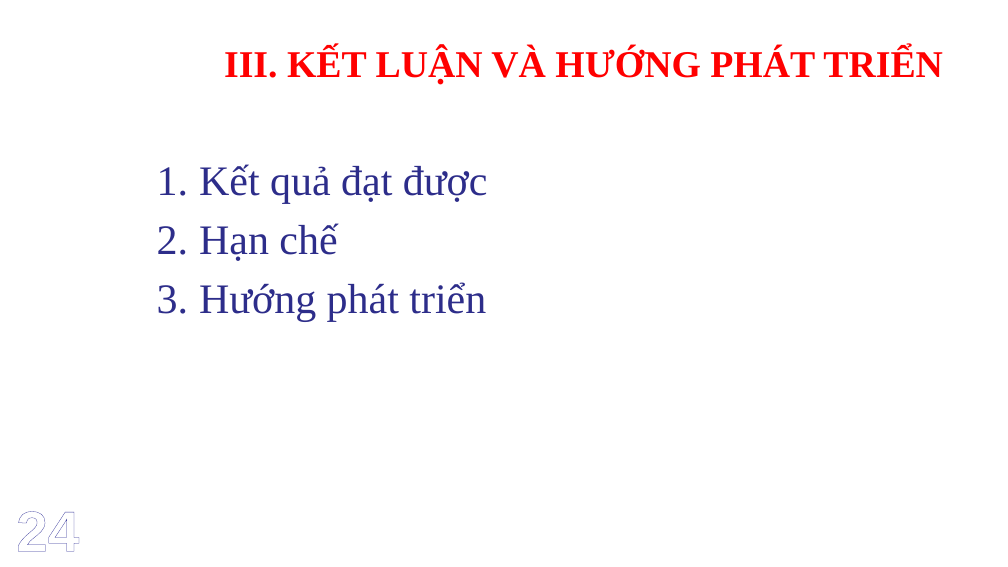
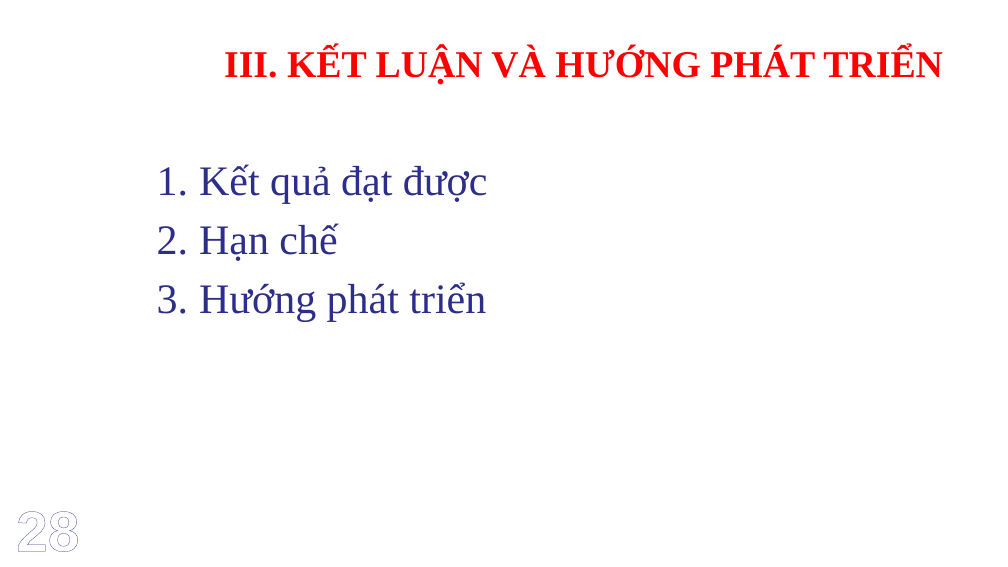
Before and after one commit to cuongtq185/LuanVanTotNghiep, a slide deck: slide 29 of Trần Quốc Cường - slide báo cáo luận văn.pptx (slide 25 before the commit). Drawn at 1008x567 pixels with LibreOffice and Linux fonts; fonts in the diff are those of the drawing; background and template pictures are left out. Boxes give left, top, right and bottom in pixels: in the first picture for what was removed or moved away, otherwise in the second. Text is boxed around its words. In the diff, an @@ line names an element or a change of style, - is before the commit and + after.

```diff
--- a/Trần Quốc Cường - slide báo cáo luận văn.pptx
+++ b/Trần Quốc Cường - slide báo cáo luận văn.pptx
@@ text at bbox=[16, 511, 79, 552]: text changed @@
-24
+28
```
Also in this commit, not shown: 26 other slides changed, 6 slides added, 2 slides removed, 3 other files.
